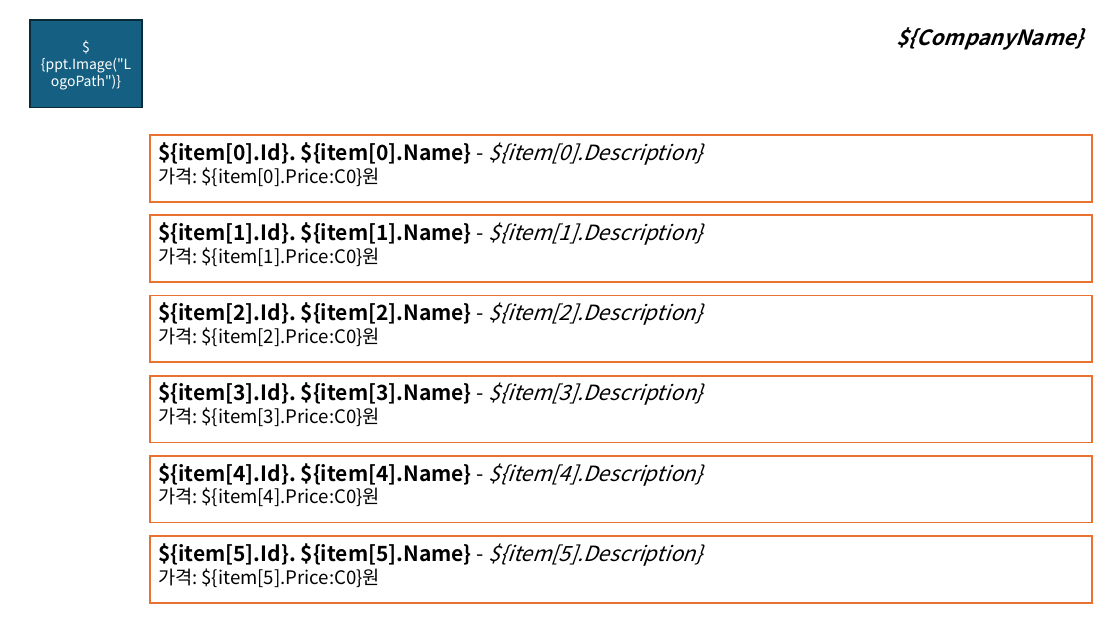
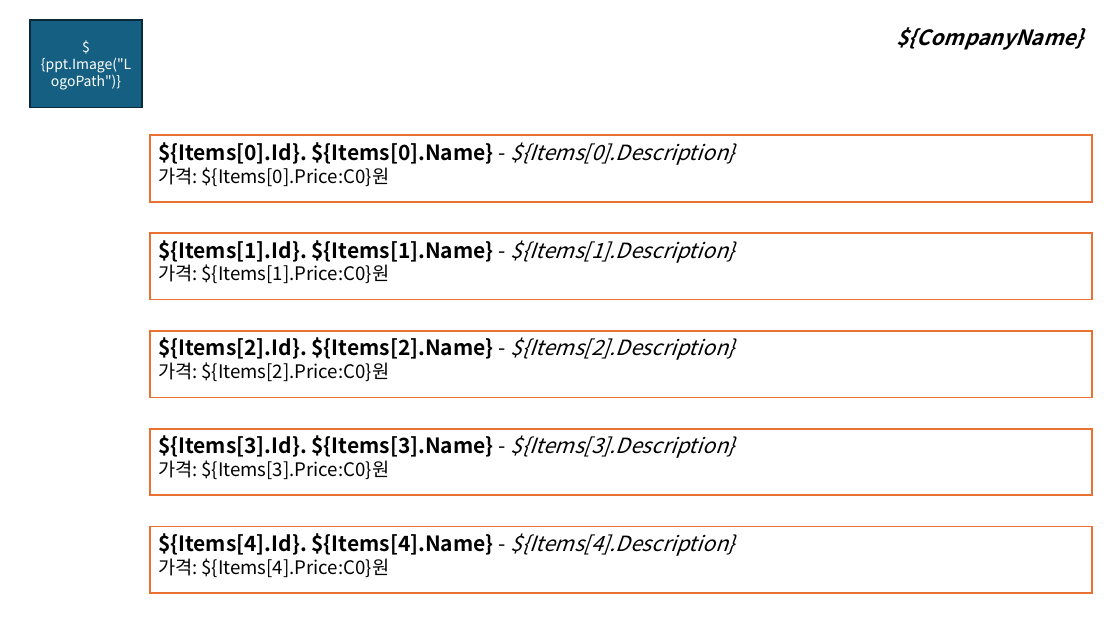
Before and after one commit to iyulab-rnd/DocuChef, a slide deck: slide 2 of src/DocuChef.TestConsoleApp/files/ppt/template_2.pptx. Drawn at 1120x630 pixels with LibreOffice and Linux fonts; fonts in the diff are those of the drawing. Boxes give left, top, right and bottom in pixels: in the first picture for what was removed or moved away, otherwise in the second. Text is boxed around its words. In the diff, an @@ line names an element or a change of style, - is before the commit and + after.

Commit message:
Enhance PowerPoint processing and presentation content
Updated item processing in `Program.cs` to allow 13 items, with improved subtitle formatting. Enhanced slide duplication in `PowerPointProcessor.Array.cs` for better array handling and introduced `PowerPointProcessor.SlideCloning.cs` for cloning slides while preserving relationships. Removed the old duplication method in `PowerPointProcessor.Directive.cs`. Modified various XML files to ensure consistent presentation styles and updated PowerPoint templates to reflect new content. Deleted unnecessary `thumbnail.jpeg` file and updated metadata in `app.xml` and `core.xml`.

```diff
--- a/src/DocuChef.TestConsoleApp/files/ppt/template_2.pptx
+++ b/src/DocuChef.TestConsoleApp/files/ppt/template_2.pptx
@@ text in rectangle at [158, 142, 735, 187]: text changed @@
-${item[0].Id}. ${item[0].Name} - ${item[0].Description}
-가격: ${item[0].Price:C0}원
+${Items[0].Id}. ${Items[0].Name} - ${Items[0].Description}
+가격: ${Items[0].Price:C0}원
@@ rectangle "${Items[1].Id}. ${Items[1].Name} - ${Items[1].Description}": place and size @@
-rectangle "${Items[1].Id}. ${Items[1].Name} - ${Items[1].Description}" at [150, 215, 1092, 281]
+rectangle "${Items[1].Id}. ${Items[1].Name} - ${Items[1].Description}" at [150, 233, 1092, 299]
@@ text in rectangle at [158, 240, 735, 284]: text changed @@
-${item[1].Id}. ${item[1].Name} - ${item[1].Description}
-가격: ${item[1].Price:C0}원
+${Items[1].Id}. ${Items[1].Name} - ${Items[1].Description}
+가격: ${Items[1].Price:C0}원
@@ rectangle "${Items[2].Id}. ${Items[2].Name} - ${Items[2].Description}": place and size @@
-rectangle "${Items[2].Id}. ${Items[2].Name} - ${Items[2].Description}" at [150, 296, 1092, 362]
+rectangle "${Items[2].Id}. ${Items[2].Name} - ${Items[2].Description}" at [150, 331, 1092, 397]
@@ text in rectangle at [158, 337, 735, 382]: text changed @@
-${item[2].Id}. ${item[2].Name} - ${item[2].Description}
-가격: ${item[2].Price:C0}원
+${Items[2].Id}. ${Items[2].Name} - ${Items[2].Description}
+가격: ${Items[2].Price:C0}원
@@ rectangle "${Items[3].Id}. ${Items[3].Name} - ${Items[3].Description}": place and size @@
-rectangle "${Items[3].Id}. ${Items[3].Name} - ${Items[3].Description}" at [150, 376, 1092, 442]
+rectangle "${Items[3].Id}. ${Items[3].Name} - ${Items[3].Description}" at [150, 429, 1092, 495]
@@ text in rectangle at [158, 435, 735, 480]: text changed @@
-${item[3].Id}. ${item[3].Name} - ${item[3].Description}
-가격: ${item[3].Price:C0}원
+${Items[3].Id}. ${Items[3].Name} - ${Items[3].Description}
+가격: ${Items[3].Price:C0}원
@@ rectangle "${Items[4].Id}. ${Items[4].Name} - ${Items[4].Description}": place and size @@
-rectangle "${Items[4].Id}. ${Items[4].Name} - ${Items[4].Description}" at [150, 456, 1092, 523]
+rectangle "${Items[4].Id}. ${Items[4].Name} - ${Items[4].Description}" at [150, 527, 1092, 593]
@@ rectangle removed at [150, 536, 1092, 602] @@
-${item[5].Id}. ${item[5].Name} - ${item[5].Description}
-가격: ${item[5].Price:C0}원
@@ text in rectangle at [158, 533, 735, 578]: text changed @@
-${item[4].Id}. ${item[4].Name} - ${item[4].Description}
-가격: ${item[4].Price:C0}원
+${Items[4].Id}. ${Items[4].Name} - ${Items[4].Description}
+가격: ${Items[4].Price:C0}원
```
Also in this commit, not shown: 1 other slide changed, 52 other files.
